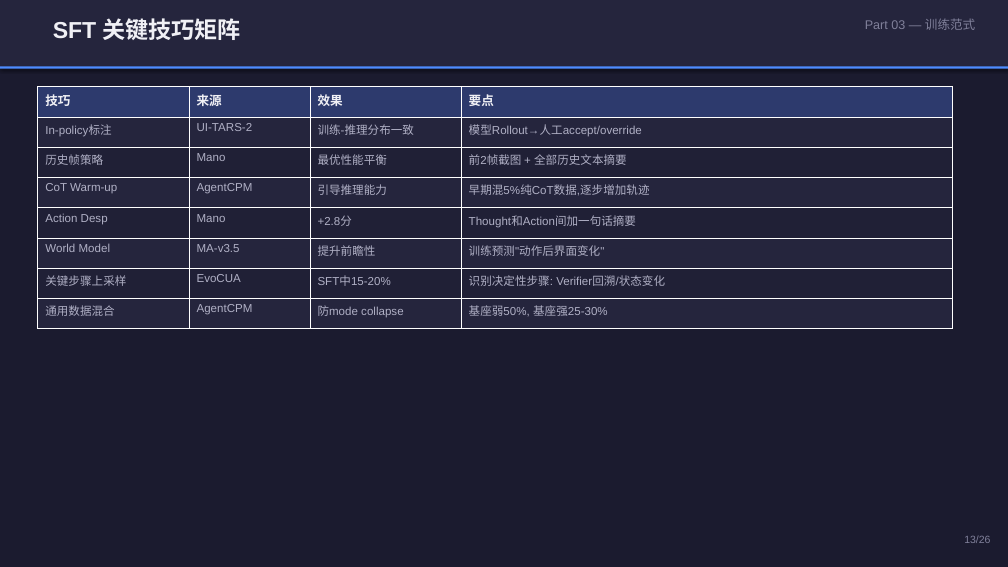
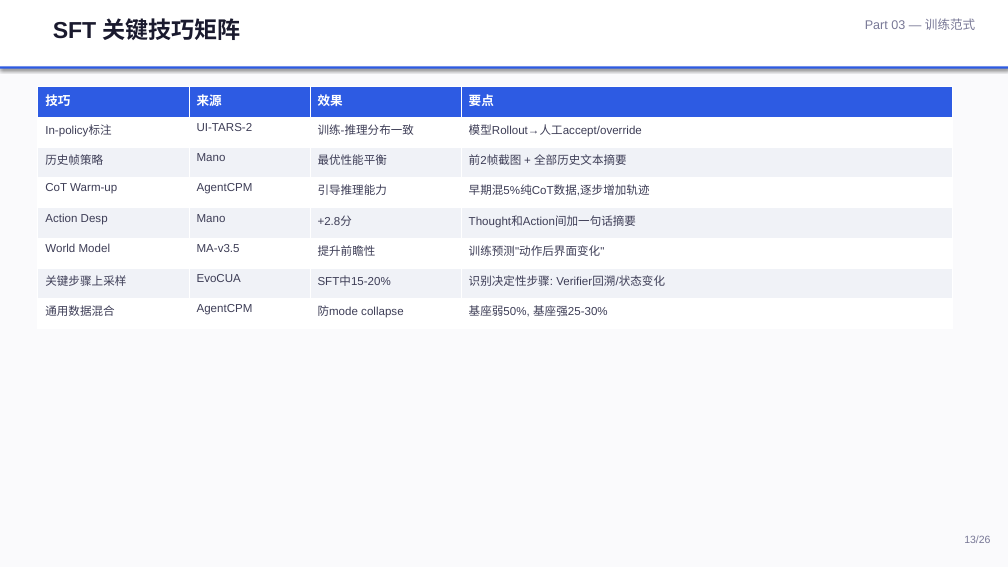
Before and after one commit to Pengxiang-Li/Cursor, a slide deck: slide 13 of CUA_Research_Report.pptx. Drawn at 1008x567 pixels with LibreOffice and Linux fonts; fonts in the diff are those of the drawing. Boxes give left, top, right and bottom in pixels: in the first picture for what was removed or moved away, otherwise in the second. Text is boxed around its words. In the diff, an @@ line names an element or a change of style, - is before the commit and + after.

```diff
--- a/CUA_Research_Report.pptx
+++ b/CUA_Research_Report.pptx
@@ background #1B1B2F to #FAFAFC @@
@@ rectangle at bbox=[0, 0, 1008, 68]: fill #25253D to #FFFFFF @@
@@ text "SFT 关键技巧矩阵" at bbox=[53, 18, 241, 40]: text colour #F0F0F5 to #1A1A2E @@
@@ text "Part 03 — 训练范式" at bbox=[865, 18, 975, 30]: text colour #80809A to #787896 @@
@@ rectangle at bbox=[0, 67, 1008, 69]: fill #4E8CFF to #2D5BE3 @@
@@ table at bbox=[38, 87, 953, 329] @@
@@ fill #2D3A6D to #2D5BE3 in row 1 @@
@@ fill #25253D to #FFFFFF in 16 cells @@
@@ fill #202036 to #F0F2F7 in 12 cells @@
@@ text colour #F0F0F5 to #FFFFFF in "技巧", "来源", "效果", "要点" @@
@@ text colour #B0B0C5 to #3D3D56 @@
@@ text "13/26" at bbox=[964, 535, 990, 543]: text colour #80809A to #787896 @@
```
Also in this commit, not shown: 25 other slides changed, 1 other file.
